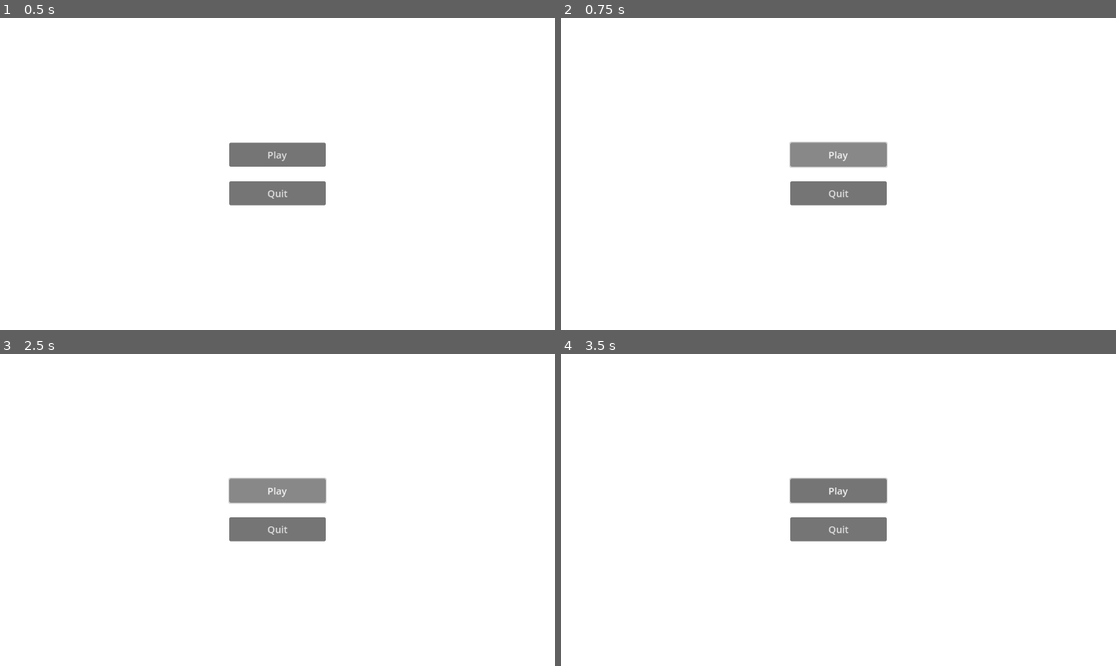
Above: before the commit, frames 1-4 (two rows, left to right).
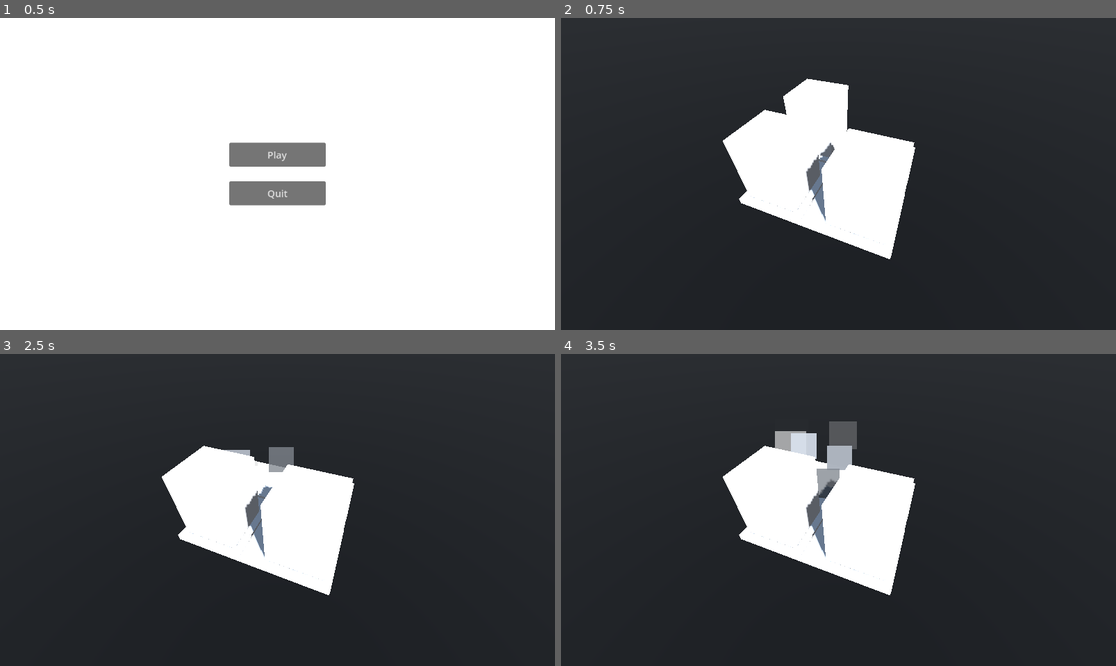
Above: after the commit, the same moments.

Repository: Ieida/Buddy-Up-Jam-Winter-2024
Game: Godot game, scene res://main_menu/main_menu.tscn
Same seed, same stepped clock (60 frames per second), same inputs: the game is played once before the commit and once after it.
Inputs (mouse positions are in pixels of both pictures, inside the frame that each line leads up to):
- Up to frame 1 (0.5 s): no input
- Up to frame 2 (0.75 s): click "Play" at 0.5 s
- Up to frame 3 (2.5 s): click (277, 491) at 1.25 s, where only the run before the commit has a clickable "Play"; click (277, 491) at 2 s, where only the run before the commit has a clickable "Play"
- Up to frame 4 (3.5 s): move the mouse to (960, 494) at 2.77 s; click (960, 494) at 2.92 s

Frame 1 is identical in both runs. In frame 2, 91% of the frame differs, in the area x 0-100%, y 0-100%; in frame 3, 93%; in frame 4, 93%.

Commit message:
play button goes to prototype scene

Diff:
--- a/main_menu/main_menu.tscn
+++ b/main_menu/main_menu.tscn
@@ -1,4 +1,6 @@
-[gd_scene load_steps=3 format=3 uid="uid://deae8cx1ypy6j"]
+[gd_scene load_steps=4 format=3 uid="uid://deae8cx1ypy6j"]
+
+[ext_resource type="PackedScene" uid="uid://dgm5qjcqgveo1" path="res://city/city.tscn" id="1_6jjsu"]
 
 [sub_resource type="GDScript" id="GDScript_lijc6"]
 resource_name = "play"
@@ -62,6 +64,7 @@
 theme_override_font_sizes/font_size = 20
 text = "Play"
 script = SubResource("GDScript_lijc6")
+scene = ExtResource("1_6jjsu")
 
 [node name="Quit" type="Button" parent="VBoxContainer"]
 custom_minimum_size = Vector2(200, 50)
